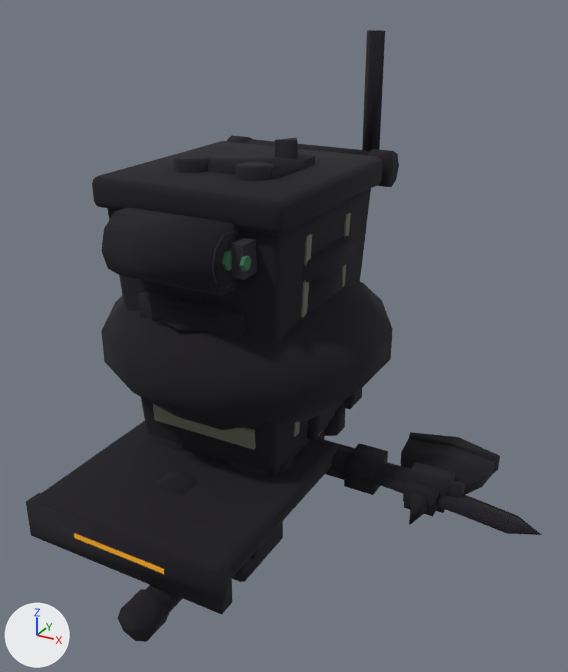
The glTF model Source/assets/fps-bots.glb: old version first, new version second.
The view is the same before and after, from a 50 mm camera at (1.35, -2.19, 1.53) aimed at (0.24, -0.17, 0.52). The lights are fixed; the arrows at lower left show +X, +Y and +Z. The older version comes first. Vertices at exactly the same position are counted once.

The first picture shows 'BOT_BLADER_Axe', 'BOT_BLADER_Body', 'BOT_BLADER_Hub', 'BOT_BLADER_Katana', 'BOT_BOMBER_Body', 'BOT_CRAWLER_Body', 'BOT_GUNNER_Body', 'BOT_GUNNER_Gun', 'BOT_GUNNER_Lid', 'BOT_SOLDIER_ArmR', 'BOT_SOLDIER_Hips' and 3 more.
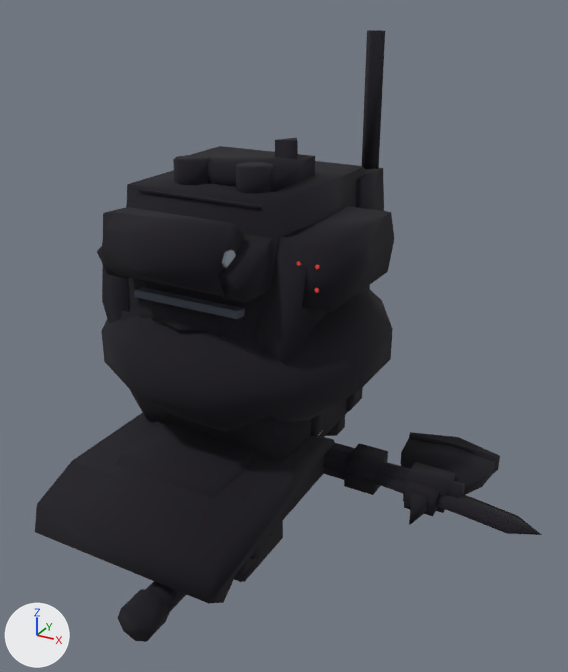
The change, as a list of edits to the scene's bpy script:
```text
Change me_bot_gunner_body:
    used by ob_bot_gunner_body; location = (0.0, 0.0, 0.0)
    remove me_bot_gunner_body.from_pydata(...)  # 632 vertices, 1068 faces; spans x -0.337..0.337, y -0.509..0.51, z -0.015..1.405
    add me_bot_gunner_body.from_pydata(...)  # 704 vertices, 1108 faces; spans x -0.381..0.455, y -0.509..0.529, z -0.024..1.405
    me_bot_gunner_body part 1: a new loose piece, a box spanning x -0.295..0.295, y 0.24..0.36, z 0.065..0.185, in mat_pal_bots
    me_bot_gunner_body part 2: the loose piece of 12 vertices spanning x 0.238..0.25, y -0.427..-0.383, z 0.816..0.854 is turned 7 degrees about the y axis through its middle and scaled by 0.723, then moved by (0.064, 0.205, -0.442)
    me_bot_gunner_body part 3: the loose piece of 56 vertices spanning x -0.315..0.315, y -0.345..0.345, z 0.055..1.0 is rebuilt with 16 vertices and now spans x -0.27..0.27, y -0.384..0.375, z 0.054..0.973
    me_bot_gunner_body part 4: the loose piece of 8 vertices spanning x -0.2..0.2, y -0.312..-0.278, z 0.164..0.236 is rebuilt with 8 vertices and now spans x -0.2..0.2, y -0.32..-0.256, z 0.147..0.287
    me_bot_gunner_body part 5: 21 loose pieces with 300 vertices, spanning x -0.337..0.337, y -0.405..0.51, z -0.015..1.015, are deleted
    me_bot_gunner_body part 6: 100 vertices removed from x -0.315..0.315, y -0.486..0.503, z 0.07..1.008; 380 vertices added at x -0.381..0.455, y -0.486..0.529, z -0.024..0.942
    me_bot_gunner_body part 7: 20 kept faces spanning x 0.165..0.195, y -0.435..-0.375, z 0.809..0.861 get new texture (UV) coordinates
    other edits to the shape of me_bot_gunner_body do not show in these pictures
Change me_bot_gunner_lid:
    used by ob_bot_gunner_lid; location = (0.0, 0.0, 0.0)
    remove me_bot_gunner_lid.from_pydata(...)  # 176 vertices, 316 faces; spans x -0.365..0.365, y -0.767..0.028, z -0.077..0.063
    add me_bot_gunner_lid.from_pydata(...)  # 184 vertices, 296 faces; spans x -0.35..0.35, y -0.779..0.034, z -0.098..0.142
    me_bot_gunner_lid part 8: the loose piece of 56 vertices spanning x -0.36..0.36, y -0.76..0.02, z -0.015..0.063 is rebuilt with 16 vertices and now spans x -0.33..0.33, y -0.779..0.034, z -0.098..0.114
    me_bot_gunner_lid part 9: 32 vertices removed from x -0.365..0.365, y -0.767..-0.145, z -0.077..0.061; 72 vertices added at x -0.23..0.236, y -0.763..-0.026, z -0.022..0.142
    other edits to the shape of me_bot_gunner_lid do not show in these pictures
```

Location of each change, [x1, y1, x2, y2] in pixels of the pictures (568 x 672 px; the box of a moved part takes in the faces that stretch with it):
'BOT_GUNNER_Body', reshaped: before [92, 30, 399, 478]; after [97, 30, 394, 461]
'BOT_GUNNER_Lid', reshaped: before [26, 421, 337, 614]; after [35, 413, 334, 604]
part 1 of me_bot_gunner_body, added (mostly hidden): after [346, 387, 363, 411]
part 2 of me_bot_gunner_body, moved or reshaped (not visible afterwards): before [240, 255, 251, 271]
part 3 of me_bot_gunner_body, rebuilt (8% narrower): before [107, 189, 371, 476]; after [121, 162, 364, 461]
part 4 of me_bot_gunner_body, rebuilt (not visible afterwards): before [153, 404, 256, 450]
part 5 of me_bot_gunner_body, deleted: before [92, 135, 399, 478]
part 6 of me_bot_gunner_body, built on (mostly hidden before): before [212, 30, 385, 437]; after [97, 30, 394, 461]
part 7 of me_bot_gunner_body, surface changed: [222, 250, 232, 268] in both
part 8 of me_bot_gunner_lid, rebuilt: before [33, 421, 337, 577]; after [35, 413, 334, 604]
part 9 of me_bot_gunner_lid, reshaped: before [26, 493, 232, 614]; after [115, 422, 258, 498]
